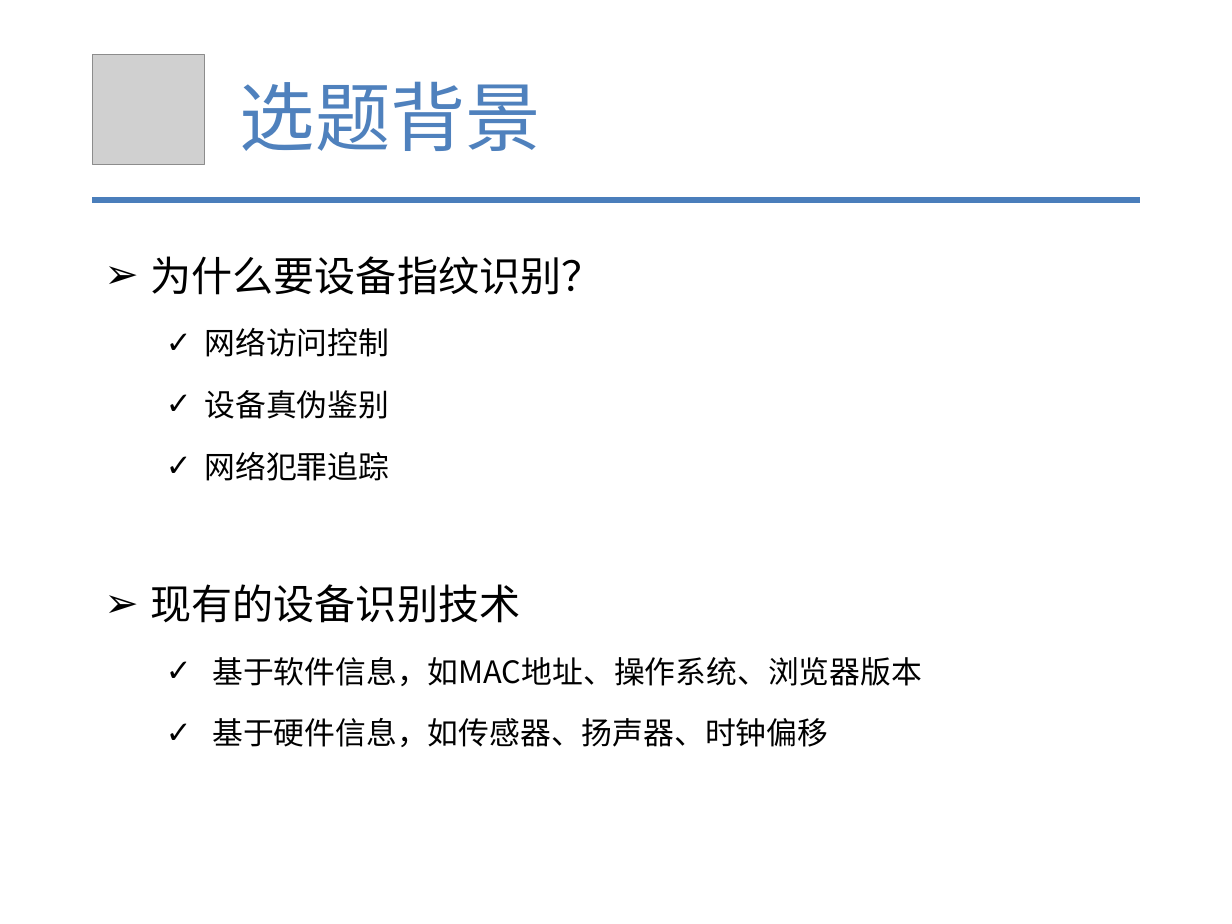
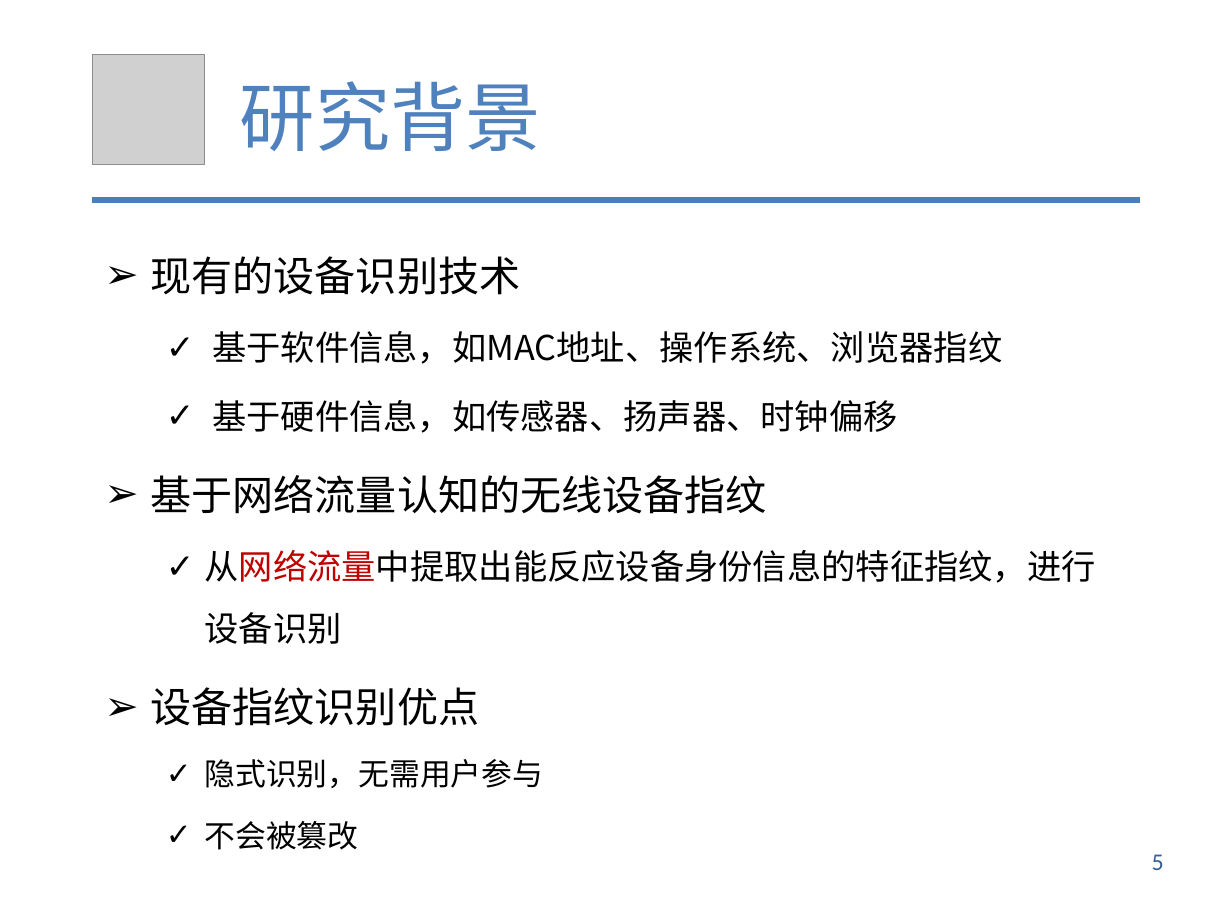
Before and after one commit to tianwen2017111/graduate_git, a slide deck: slide 5 of 余天文-硕5033班.pptx (slide 4 before the commit). Drawn at 1232x924 pixels with LibreOffice and Linux fonts; fonts in the diff are those of the drawing; grey boxes stand for pictures. Boxes give left, top, right and bottom in pixels: in the first picture for what was removed or moved away, otherwise in the second. Text is boxed around its words. In the diff, an @@ line names an element or a change of style, - is before the commit and + after.

```diff
--- a/余天文-硕5033班.pptx
+++ b/余天文-硕5033班.pptx
@@ text at [240, 81, 541, 151]: text changed @@
-选题背景
+研究背景
@@ text at [151, 256, 603, 481]: paragraphs removed @@
-➢ 为什么要设备指纹识别？
-  ✓ 网络访问控制
-  ✓ 设备真伪鉴别
-  ✓ 网络犯罪追踪
@@ text at [212, 331, 1002, 364]: text changed; size 18 to 20 pt @@
-      ✓ 基于软件信息，如MAC地址、操作系统、浏览器版本
+      ✓ 基于软件信息，如MAC地址、操作系统、浏览器指纹
@@ text at [212, 400, 898, 433]: size 18 to 20 pt in "基于硬件信息，如传感器、扬声器、时钟偏移" @@
@@ text at [151, 475, 1095, 788]: paragraphs added @@
+➢ 基于网络流量认知的无线设备指纹
+  ✓ 从网络流量中提取出能反应设备身份信息的特征指纹，进行设备识别
+➢ 设备指纹识别优点
+  ✓ 隐式识别，无需用户参与
+  ✓ 不会被篡改
@@ text added at [1152, 854, 1164, 870], 14 pt, text #376092 @@
+5
```
Also in this commit, not shown: 30 other slides changed, 4 slides added, 1 slide removed, 49 other files.
